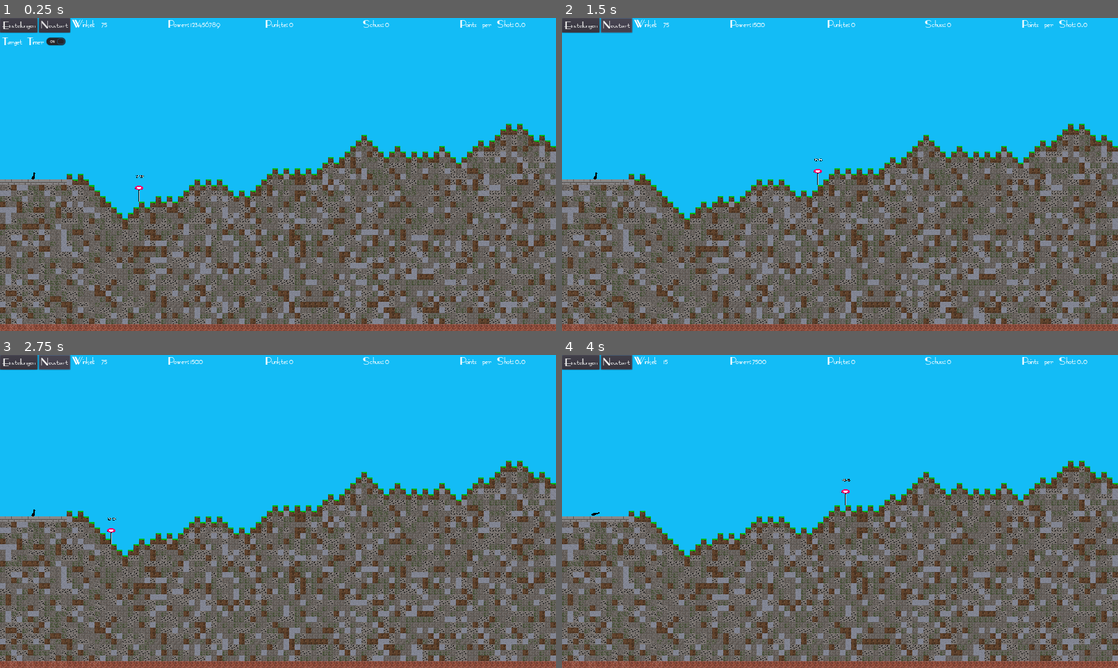
Above: before the commit, frames 1-4 (two rows, left to right).
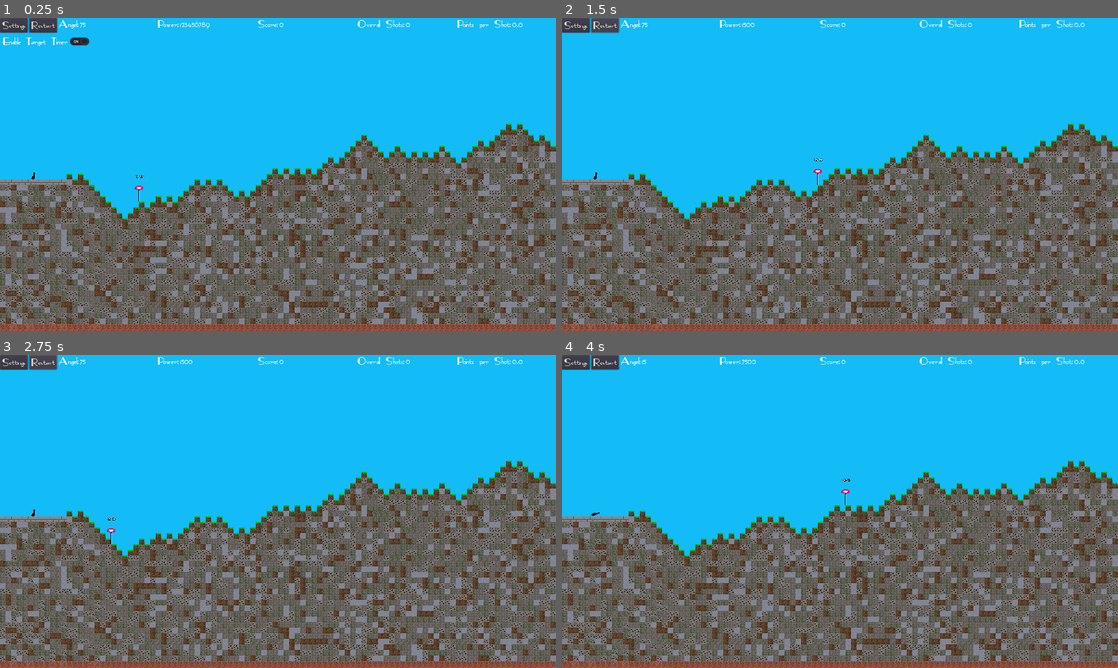
Above: after the commit, the same moments.

Repository: Coding-4Fun/Just4Fun_Mini_Shootergame
Game: Godot game, scene res://MainGame.tscn
Same seed, same stepped clock (60 frames per second), same inputs: the game is played once before the commit and once after it.
Inputs (mouse positions are in pixels of both pictures, inside the frame that each line leads up to):
- Up to frame 1 (0.25 s): no input
- Up to frame 2 (1.5 s): click "Einstellungen" (after the commit: "Settings") at 0.5 s; click "Neustart" (after the commit: "Restart") at 1.25 s
- Up to frame 3 (2.75 s): click "Neustart" (after the commit: "Restart") at 2 s
- Up to frame 4 (4 s): click "Neustart" (after the commit: "Restart") at 2.75 s; tap Enter at 3.5 s; move the mouse to (962, 495) at 3.52 s; hold Right (ui_right) from 3.53 s (still down); tap Mouse wheel down (cannon_power_minus) at 3.6 s

The runs differ from the first frame. In frame 1, 1.0% of the frame differs, in the area x 0-95%, y 0-9%; in frame 2, 0.7%; in frame 3, 0.7%; in frame 4, 0.7%.
Error in both runs: Invalid get index '0' (on base: 'PoolVector2Array'). (res://MainGame.gd:141)

Commit message:
Chg: UI einheitlich in Englisch für spätere Übersetzungen

Diff:
--- a/UI/InGameUI.tscn
+++ b/UI/InGameUI.tscn
@@ -30,47 +30,47 @@
 mouse_filter = 2
 
 [node name="hBoxUIButtons" type="HBoxContainer" parent="IngameUIBottom/vBoxContainer/hBoxHud"]
-margin_right = 269.0
+margin_right = 196.0
 margin_bottom = 32.0
 mouse_filter = 2
 
 [node name="buttGameOptions" type="Button" parent="IngameUIBottom/vBoxContainer/hBoxHud/hBoxUIButtons"]
-margin_right = 159.0
+margin_right = 101.0
 margin_bottom = 32.0
 size_flags_horizontal = 0
 size_flags_vertical = 0
-text = "Einstellungen"
+text = "Settings"
 
 [node name="buttGameReset" type="Button" parent="IngameUIBottom/vBoxContainer/hBoxHud/hBoxUIButtons"]
-margin_left = 163.0
-margin_right = 269.0
+margin_left = 105.0
+margin_right = 196.0
 margin_bottom = 32.0
 size_flags_horizontal = 0
 size_flags_vertical = 0
-text = "Neustart"
+text = "Restart"
 
 [node name="hBoxAngel" type="HBoxContainer" parent="IngameUIBottom/vBoxContainer/hBoxHud"]
-margin_left = 273.0
-margin_right = 476.0
+margin_left = 200.0
+margin_right = 383.0
 margin_bottom = 32.0
 size_flags_horizontal = 2
 
 [node name="label" type="Label" parent="IngameUIBottom/vBoxContainer/hBoxHud/hBoxAngel"]
-margin_right = 89.0
+margin_right = 69.0
 margin_bottom = 26.0
 size_flags_vertical = 0
-text = "Winkel: "
+text = "Angel:"
 
 [node name="labAngel" type="Label" parent="IngameUIBottom/vBoxContainer/hBoxHud/hBoxAngel"]
-margin_left = 93.0
-margin_right = 203.0
+margin_left = 73.0
+margin_right = 183.0
 margin_bottom = 26.0
 size_flags_vertical = 0
 text = "123456789"
 
 [node name="hBoxPower" type="HBoxContainer" parent="IngameUIBottom/vBoxContainer/hBoxHud"]
-margin_left = 533.0
-margin_right = 722.0
+margin_left = 478.0
+margin_right = 667.0
 margin_bottom = 32.0
 size_flags_horizontal = 2
 
@@ -88,39 +88,39 @@
 text = "123456789"
 
 [node name="hBoxScore" type="HBoxContainer" parent="IngameUIBottom/vBoxContainer/hBoxHud"]
-margin_left = 794.0
-margin_right = 993.0
+margin_left = 757.0
+margin_right = 937.0
 margin_bottom = 32.0
 size_flags_horizontal = 2
 
 [node name="label" type="Label" parent="IngameUIBottom/vBoxContainer/hBoxHud/hBoxScore"]
-margin_right = 85.0
+margin_right = 66.0
 margin_bottom = 26.0
 size_flags_vertical = 0
-text = "Punkte:"
+text = "Score:"
 
 [node name="labScore" type="Label" parent="IngameUIBottom/vBoxContainer/hBoxHud/hBoxScore"]
-margin_left = 89.0
-margin_right = 199.0
+margin_left = 70.0
+margin_right = 180.0
 margin_bottom = 26.0
 size_flags_vertical = 0
 text = "123456789"
 
 [node name="hBoxShots" type="HBoxContainer" parent="IngameUIBottom/vBoxContainer/hBoxHud"]
-margin_left = 1054.0
-margin_right = 1249.0
+margin_left = 1036.0
+margin_right = 1298.0
 margin_bottom = 32.0
 size_flags_horizontal = 2
 
 [node name="label" type="Label" parent="IngameUIBottom/vBoxContainer/hBoxHud/hBoxShots"]
-margin_right = 81.0
+margin_right = 148.0
 margin_bottom = 26.0
 size_flags_vertical = 0
-text = "Schuss:"
+text = "Overall Shots:"
 
 [node name="labShots" type="Label" parent="IngameUIBottom/vBoxContainer/hBoxHud/hBoxShots"]
-margin_left = 85.0
-margin_right = 195.0
+margin_left = 152.0
+margin_right = 262.0
 margin_bottom = 26.0
 size_flags_vertical = 0
 text = "123456789"
@@ -151,10 +151,10 @@
 mouse_filter = 2
 
 [node name="buttSwitchTargetTimer" type="CheckButton" parent="IngameUIBottom/vBoxContainer/hBoxOptions"]
-margin_right = 219.0
+margin_right = 298.0
 margin_bottom = 40.0
 pressed = true
-text = "Target Timer"
+text = "Enable Target Timer"
 
 [connection signal="pressed" from="IngameUIBottom/vBoxContainer/hBoxHud/hBoxUIButtons/buttGameOptions" to="." method="_on_buttGameOptions_pressed"]
 [connection signal="pressed" from="IngameUIBottom/vBoxContainer/hBoxHud/hBoxUIButtons/buttGameReset" to="." method="_on_button_pressed"]
